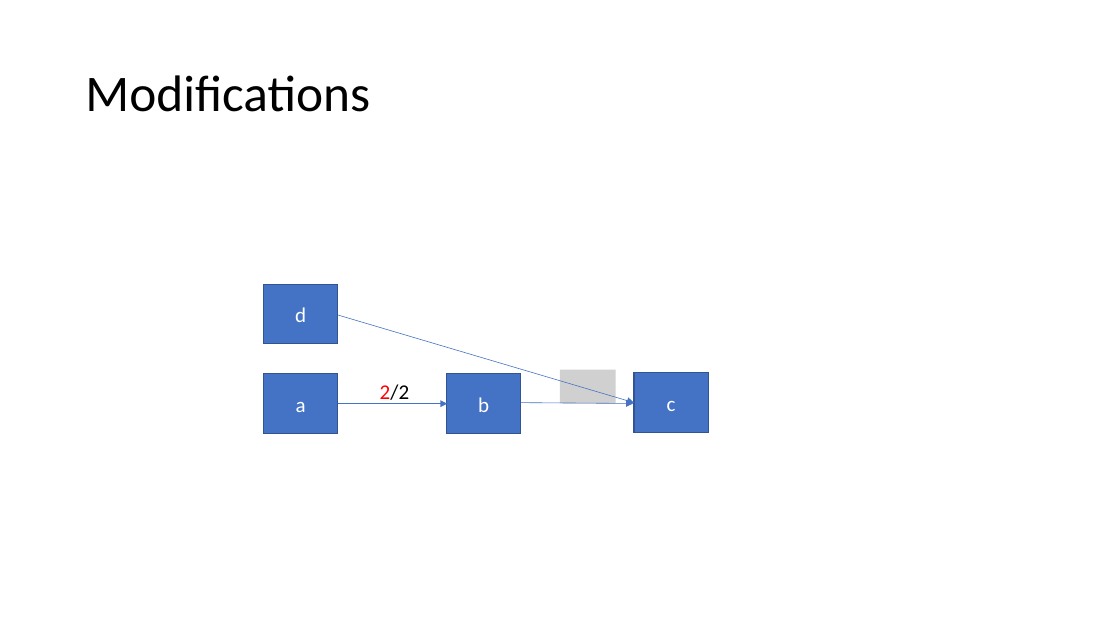
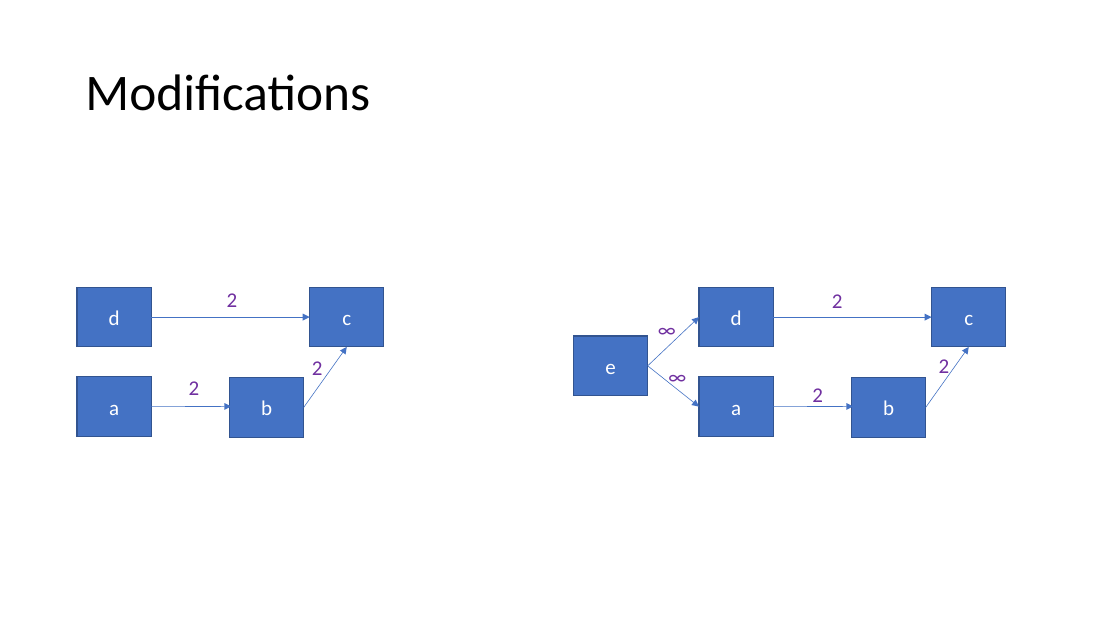
Before and after one commit to Speedphil544/Vortrag, a slide deck: slide 26 of MMCFP.pptx. Drawn at 1120x630 pixels with LibreOffice and Linux fonts; fonts in the diff are those of the drawing; grey boxes stand for pictures. Boxes give left, top, right and bottom in pixels: in the first picture for what was removed or moved away, otherwise in the second. Text is boxed around its words. In the diff, an @@ line names an element or a change of style, - is before the commit and + after.

```diff
--- a/MMCFP.pptx
+++ b/MMCFP.pptx
@@ rectangle "d": place and size @@
-rectangle "d" at [264, 285, 338, 344]
+rectangle "d" at [77, 287, 151, 347]
@@ text added at [227, 293, 238, 307], 18 pt, text #7030A0 @@
+2
@@ rectangle "c": place and size @@
-rectangle "c" at [634, 373, 708, 433]
+rectangle "c" at [310, 287, 384, 347]
@@ rectangle added at [699, 287, 773, 347], fill #4472C4, outline #325491 1 pt, 18 pt, text #FFFFFF @@
+d
@@ text added at [832, 294, 843, 308], 18 pt, text #7030A0 @@
+2
@@ rectangle added at [932, 287, 1006, 347], fill #4472C4, outline #325491 1 pt, 18 pt, text #FFFFFF @@
+c
@@ arrow added from (151, 318) to (310, 318), #4472C4 0.5 pt @@
@@ arrow removed from (338, 315) to (634, 402) @@
@@ arrow added from (648, 366) to (699, 318), #4472C4 0.5 pt @@
@@ text added at [649, 313, 685, 346], 18 pt, text #7030A0 @@
+∞
@@ arrow added from (773, 318) to (932, 318), #4472C4 0.5 pt @@
@@ arrow added from (304, 408) to (347, 347), #4472C4 0.5 pt @@
@@ rectangle added at [574, 336, 648, 396], fill #4472C4, outline #325491 1 pt, 18 pt, text #FFFFFF @@
+e
@@ arrow added from (926, 408) to (969, 347), #4472C4 0.5 pt @@
@@ text added at [939, 359, 950, 380], 18 pt, text #7030A0 @@
+2
@@ rectangle "a": place and size @@
-rectangle "a" at [264, 374, 338, 434]
+rectangle "a" at [77, 377, 151, 437]
@@ text added at [189, 381, 200, 395], 18 pt, text #7030A0 @@
+2
@@ rectangle "b": place and size @@
-rectangle "b" at [447, 374, 521, 434]
+rectangle "b" at [229, 378, 303, 438]
@@ text at [312, 361, 323, 382]: text changed; text colour #000000 to #7030A0 @@
-2/2
+2
@@ picture removed at [560, 370, 616, 403] @@
@@ arrow added from (648, 366) to (699, 407), #4472C4 0.5 pt @@
@@ text added at [660, 360, 696, 393], 18 pt, text #7030A0 @@
+∞
@@ rectangle added at [699, 377, 773, 437], fill #4472C4, outline #325491 1 pt, 18 pt, text #FFFFFF @@
+a
@@ text added at [812, 388, 823, 407], 18 pt, text #7030A0 @@
+2
@@ rectangle added at [852, 378, 926, 438], fill #4472C4, outline #325491 1 pt, 18 pt, text #FFFFFF @@
+b
@@ arrow moved from (338, 404) - (447, 404) to (151, 407) - (231, 407) @@
@@ arrow moved from (521, 402) - (634, 403) to (773, 407) - (854, 407) @@
```
Also in this commit, not shown: 1 other slide changed.
